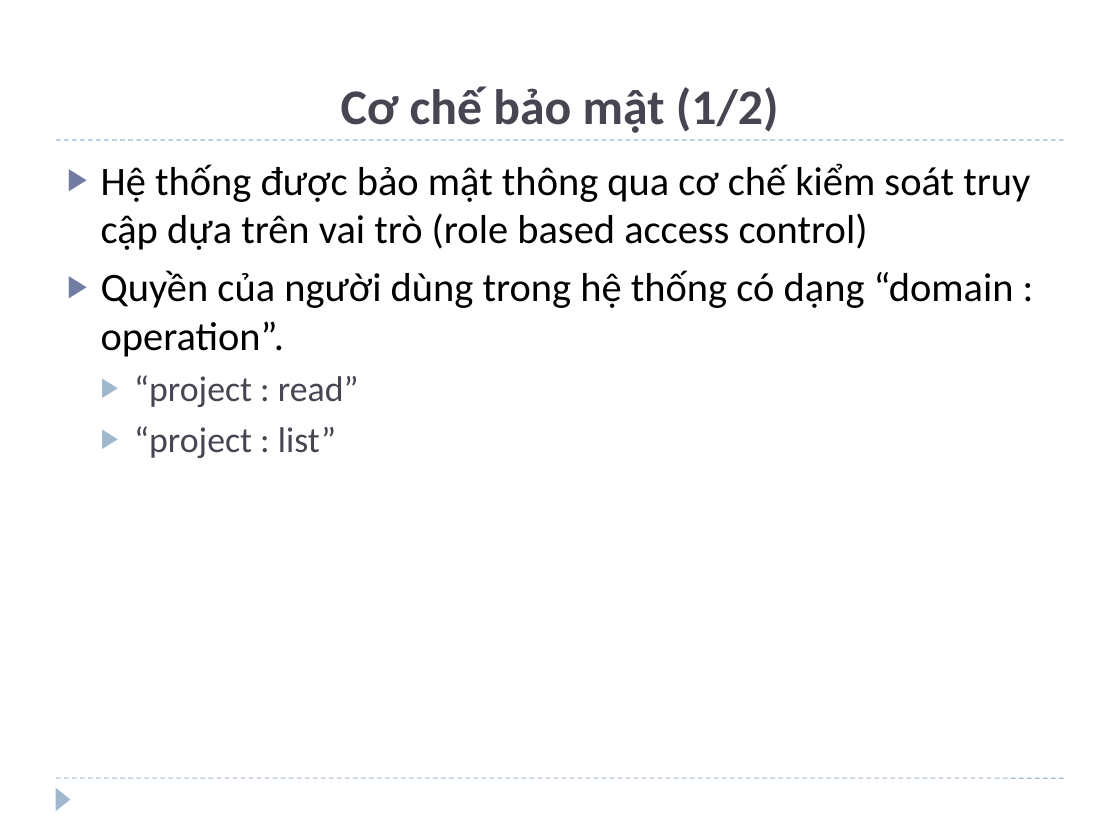
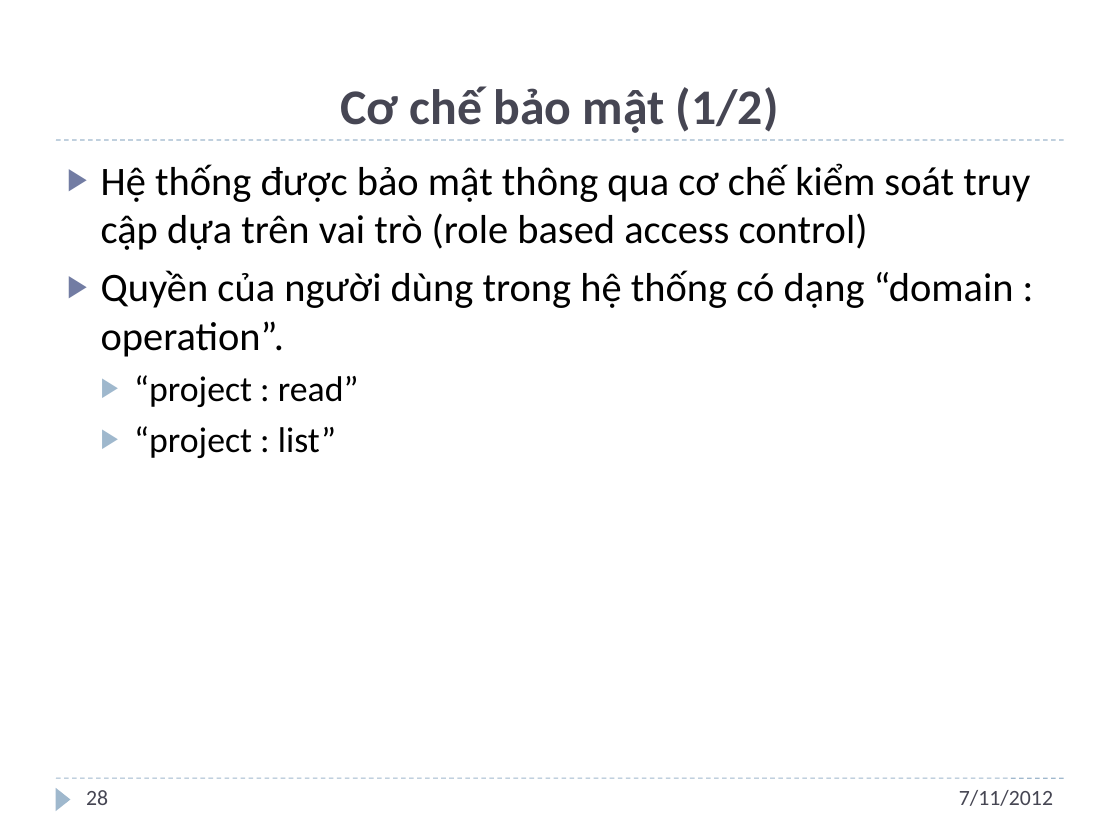
Before and after one commit to andungtra/he-thong-quan-ly-tuong-tac, a slide deck: slide 28 of Report/ppt/Presentation.pptx (slide 14 before the commit). Drawn at 1120x840 pixels with LibreOffice and Linux fonts; fonts in the diff are those of the drawing; background and template pictures are left out. Boxes give left, top, right and bottom in pixels: in the first picture for what was removed or moved away, otherwise in the second. Text is boxed around its words. In the diff, an @@ line names an element or a change of style, - is before the commit and + after.

```diff
--- a/Report/ppt/Presentation.pptx
+++ b/Report/ppt/Presentation.pptx
@@ text at [134,375,359,458]: text colour #464653 to #000000 in "“project : read”", "“project : list”" @@
@@ page number added at [86,790,108,805], 14 pt, text #464653 @@
+28
@@ text added at [959,790,1053,806], 14 pt, text #464653 @@
+7/11/2012
```
Also in this commit, not shown: 15 other slides changed, 17 slides added, 6 slides removed.
